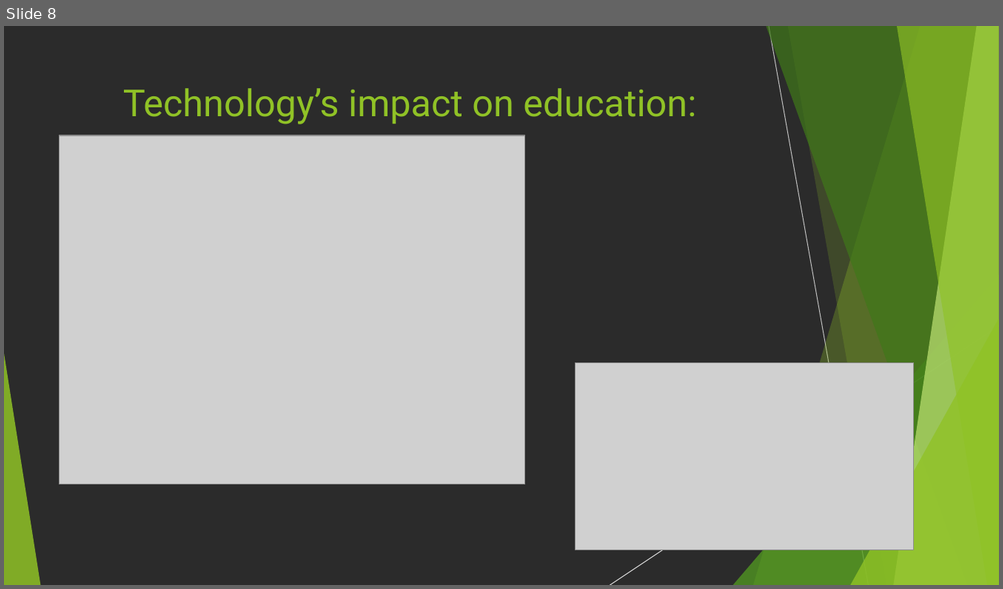
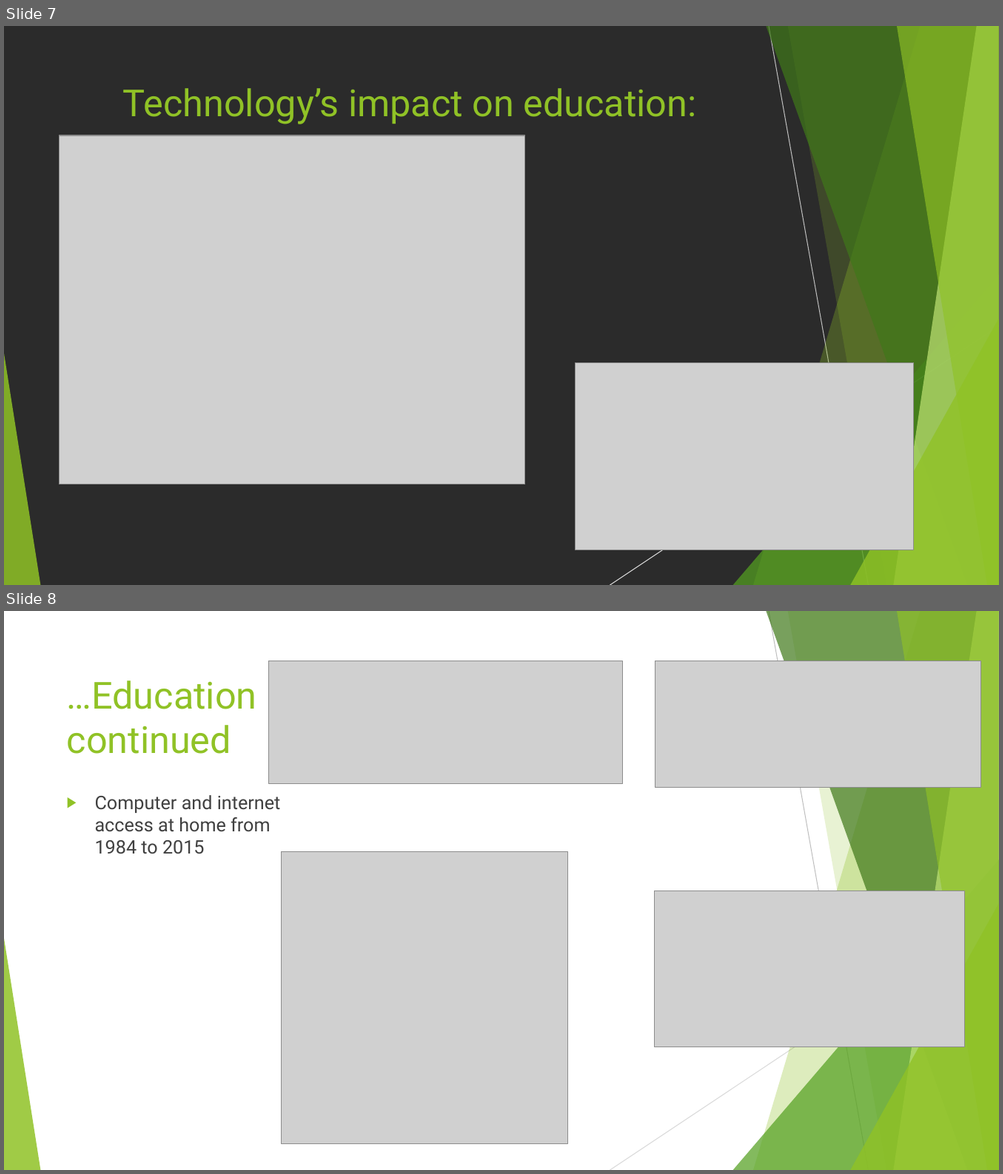
Before and after one commit to gpasley/uncc-group4-project1, a slide deck: The Technology that Changed the World.pptx. Shown one above the other, each under a label of ours: slide 8 before the commit, slides 7 and 8 after it. The pictures are 1003x589 and 1003x1174 pixels, drawn with LibreOffice and Linux fonts; fonts in the diff are those of the drawing; grey boxes stand for pictures; background and template pictures are left out; a plain dark background stands for a picture behind light text. Boxes give left, top, right and bottom in pixels: in the first picture for what was removed or moved away, otherwise in the second. Text is boxed around its words. In the diff, an @@ line names an element or a change of style, - is before the commit and + after.

```diff
--- a/The Technology that Changed the World.pptx
+++ b/The Technology that Changed the World.pptx
@@ slide 8 added at (4,611,999,1170), background #FFFFFF; not listed: 10 template elements that a slide beside it also shows @@
@@ picture added at (269,661,623,784) @@
@@ picture added at (654,661,981,788) @@
@@ title added at (67,681,257,754), 36 pt, text #90C226 @@
+…Education continued
@@ text added at (95,795,281,854), 18 pt, text #404040 @@
+▶ Computer and internet access at home from 1984 to 2015
@@ picture added at (282,852,568,1144) @@
@@ picture added at (654,891,965,1048) @@
@@ what was slide 8 is now slide 7 @@
```
Also in this commit, not shown: 2 slides changed, 1 slide removed.
